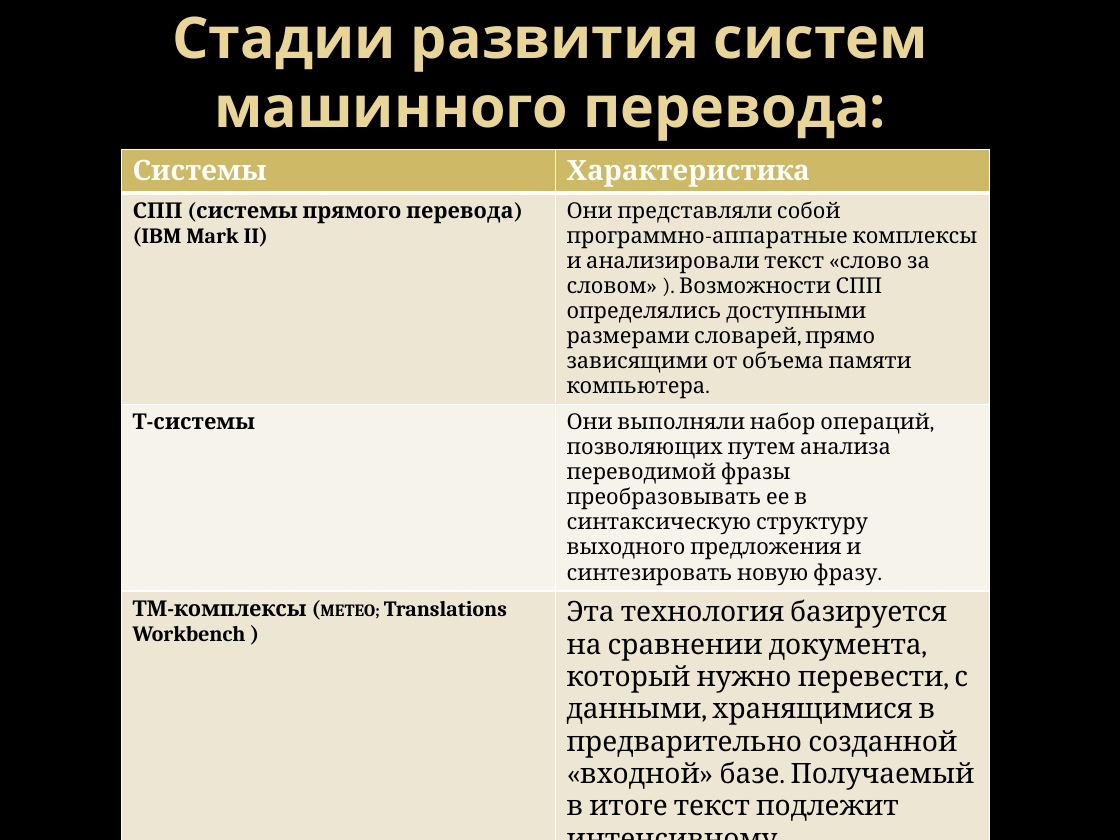
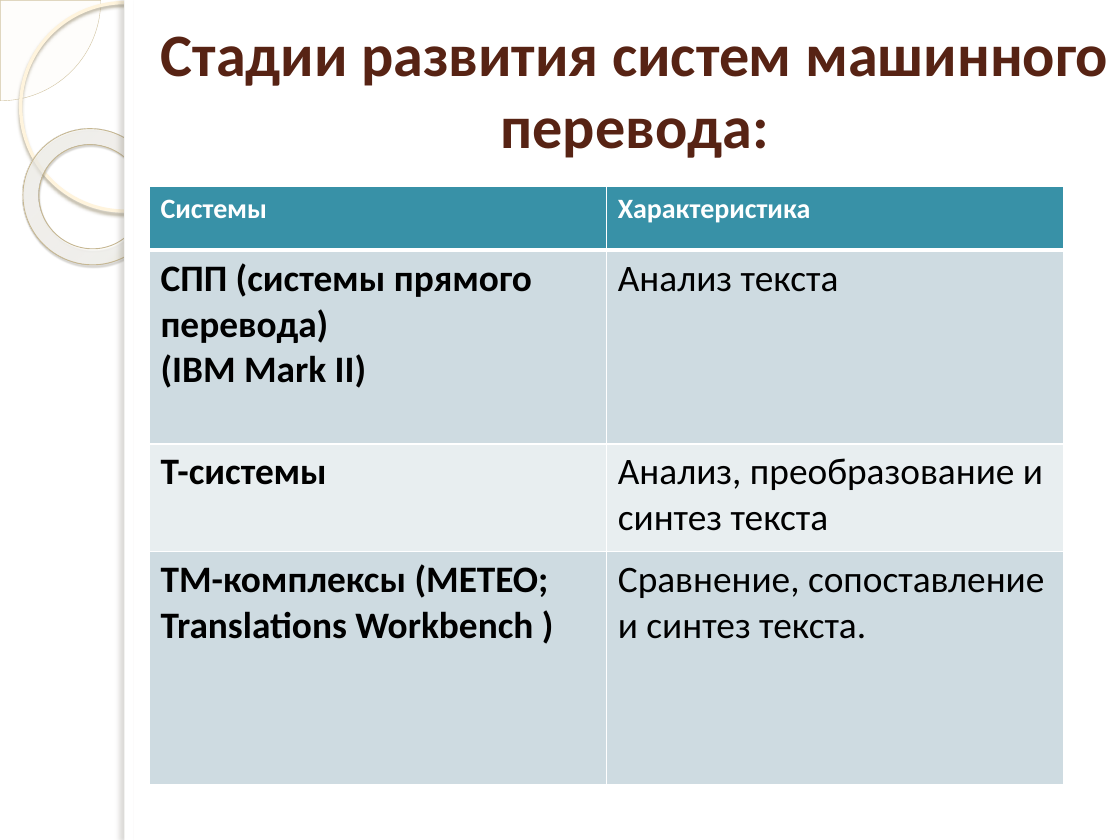
Before and after one commit to AnnaOnuchina/-, a slide deck: slide 8 of Курсовая Машинный перевод.pptx. Drawn at 1120x840 pixels with LibreOffice and Linux fonts; fonts in the diff are those of the drawing; background and template pictures are left out. Boxes give left, top, right and bottom in pixels: in the first picture for what was removed or moved away, otherwise in the second. Text is boxed around its words. In the diff, an @@ line names an element or a change of style, - is before the commit and + after.

```diff
--- a/Курсовая Машинный перевод.pptx
+++ b/Курсовая Машинный перевод.pptx
@@ pie slice (boxed as its full ellipse) added at [0, 0, 101, 101], fill #FEFAF4 at 33% opacity, outline #D3C39F 0.25 pt @@
@@ ellipse added at [20, 2, 228, 211], outline #FFF5DE 2.15 pt @@
@@ rectangle added at [124, 0, 1120, 840], fill #FFFFFF @@
@@ rectangle added at [124, 0, 133, 840], fill #FFFFFF @@
@@ title "Стадии развития систем машинного перевода:": place and size @@
-title "Стадии развития систем машинного перевода:" at [172, 16, 928, 141]
+title "Стадии развития систем машинного перевода:" at [161, 36, 1108, 158]
@@ title "Стадии развития систем машинного перевода:" at [161, 36, 1108, 158]: size 36.9 to 38.7 pt, font Open Sans to Calibri, text colour gradient #EAD696 to #E7D081 to #572314 @@
@@ donut added at [0, 101, 187, 292], fill gradient #FFFCF6 to #FFFEFB to #F0D28E, outline #C7B893 0.58 pt @@
@@ table at [149, 187, 1063, 782] @@
-row 2, column 2: Они представляли собой программно-аппаратные комплексы и анализировали текст «слово за словом» ). Возможности СПП определялись доступными размерами словарей, прямо зависящими от объема памяти компьютера.
+row 2, column 2: Анализ текста
-row 3, column 2: Они выполняли набор операций, позволяющих путем анализа переводимой фразы преобразовывать ее в синтаксическую структуру выходного предложения и синтезировать новую фразу.
+row 3, column 2: Анализ, преобразование и синтез текста
-row 4, column 2: Эта технология базируется на сравнении документа, который нужно перевести, с данными, хранящимися в предварительно созданной «входной» базе. Получаемый в итоге текст подлежит интенсивному постредактированию
+row 4, column 2: Сравнение, сопоставление и синтез текста.
@@ fill #CEB966 to #3891A7 in row 1 @@
@@ fill #EDE6D3 to #CEDCE1 in 4 cells @@
@@ fill #F6F3EA to #E8EEF1 in row 3 @@
@@ font Cambria to Calibri in "Системы", "Характеристика", "СПП (системы прямого перевода)", "(IBM Mark II)" and 2 more places @@
@@ size 14 to 24 pt in "СПП (системы прямого перевода)", "(IBM Mark II)", "Т-системы", "ТМ-комплексы (METEO; Translations Workbench )" @@
@@ size 11 to 24 pt in "(METEO;" @@
@@ table: place and size @@
-table at [121, 149, 990, 825]
+table at [149, 187, 1063, 782]
```
Also in this commit, not shown: 11 other slides changed, 1 slide added, 1 slide removed.
